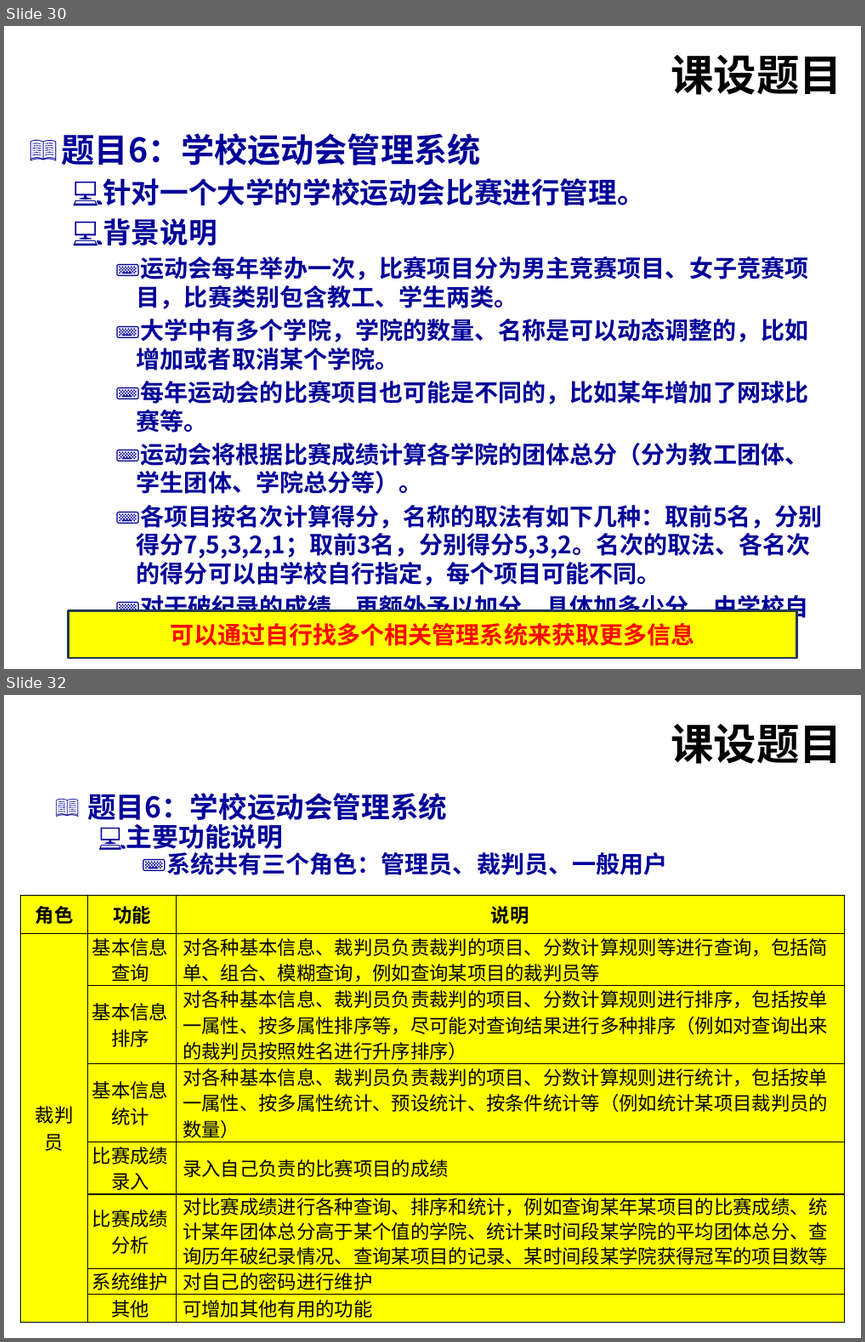
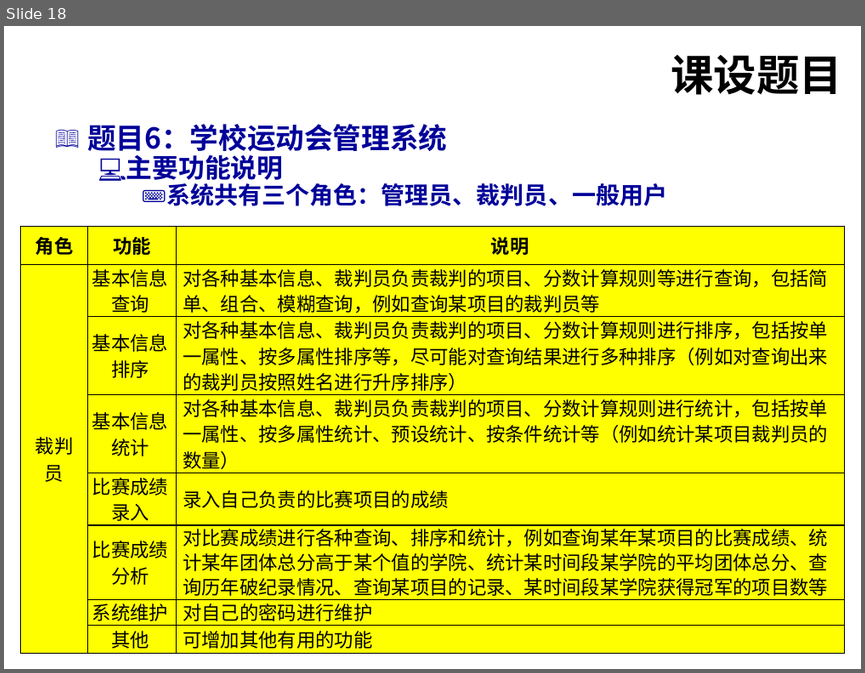
Before and after one commit to qiling-art/-, a slide deck: 《程序设计基础（C语言）课程设计》动员-2024.pptx. Shown one above the other, each under a label of ours: slides 30 and 32 before the commit, slide 18 after it; the slides between them are not shown. The pictures are 865x1342 and 865x673 pixels, drawn with LibreOffice and Linux fonts; fonts in the diff are those of the drawing; background and template pictures are left out. Boxes give left, top, right and bottom in pixels: in the first picture for what was removed or moved away, otherwise in the second. Text is boxed around its words. In the diff, an @@ line names an element or a change of style, - is before the commit and + after.

```diff
--- a/《程序设计基础（C语言）课程设计》动员-2024.pptx
+++ b/《程序设计基础（C语言）课程设计》动员-2024.pptx
@@ slide 30 removed at bbox=[4, 26, 861, 669], background picture (left out); not listed: 1 template element that a slide beside it also shows @@
@@ title removed at bbox=[670, 55, 842, 95] @@
-课设题目
@@ text removed at bbox=[62, 133, 823, 646] @@
-📖 题目6：学校运动会管理系统
-  💻 针对一个大学的学校运动会比赛进行管理。
-  💻 背景说明
-    ⌨ 运动会每年举办一次，比赛项目分为男主竞赛项目、女子竞赛项目，比赛类别包含教工、学生两类。
-    ⌨ 大学中有多个学院，学院的数量、名称是可以动态调整的，比如增加或者取消某个学院。
-    ⌨ 每年运动会的比赛项目也可能是不同的，比如某年增加了网球比赛等。
-    ⌨ 运动会将根据比赛成绩计算各学院的团体总分（分为教工团体、学生团体、学院总分等）。
-    ⌨ 各项目按名次计算得分，名称的取法有如下几种：取前5名，分别得分7,5,3,2,1；取前3名，分别得分5,3,2。名次的取法、各名次的得分可以由学校自行指定，每个项目可能不同。
-    ⌨ 对于破纪录的成绩，再额外予以加分，具体加多少分，由学校自行指定，每个项目可能不同。
@@ rectangle removed at bbox=[69, 610, 796, 658] @@
-可以通过自行找多个相关管理系统来获取更多信息
@@ what was slide 32 is now slide 18 @@
```
Also in this commit, not shown: 1 slide added, 14 other slides removed, 2 other files.
